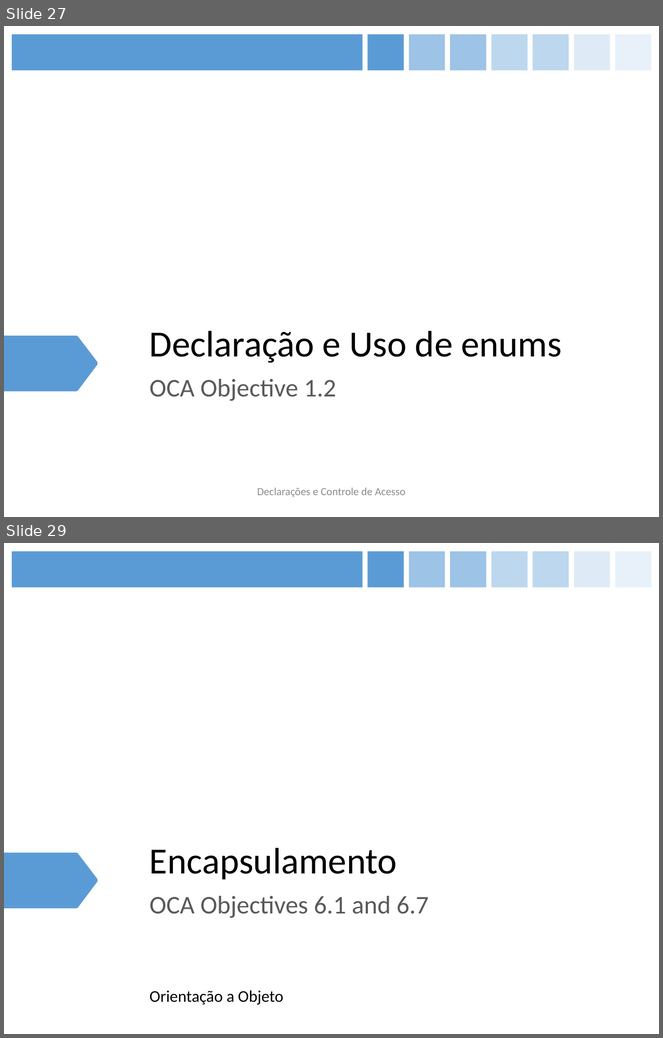
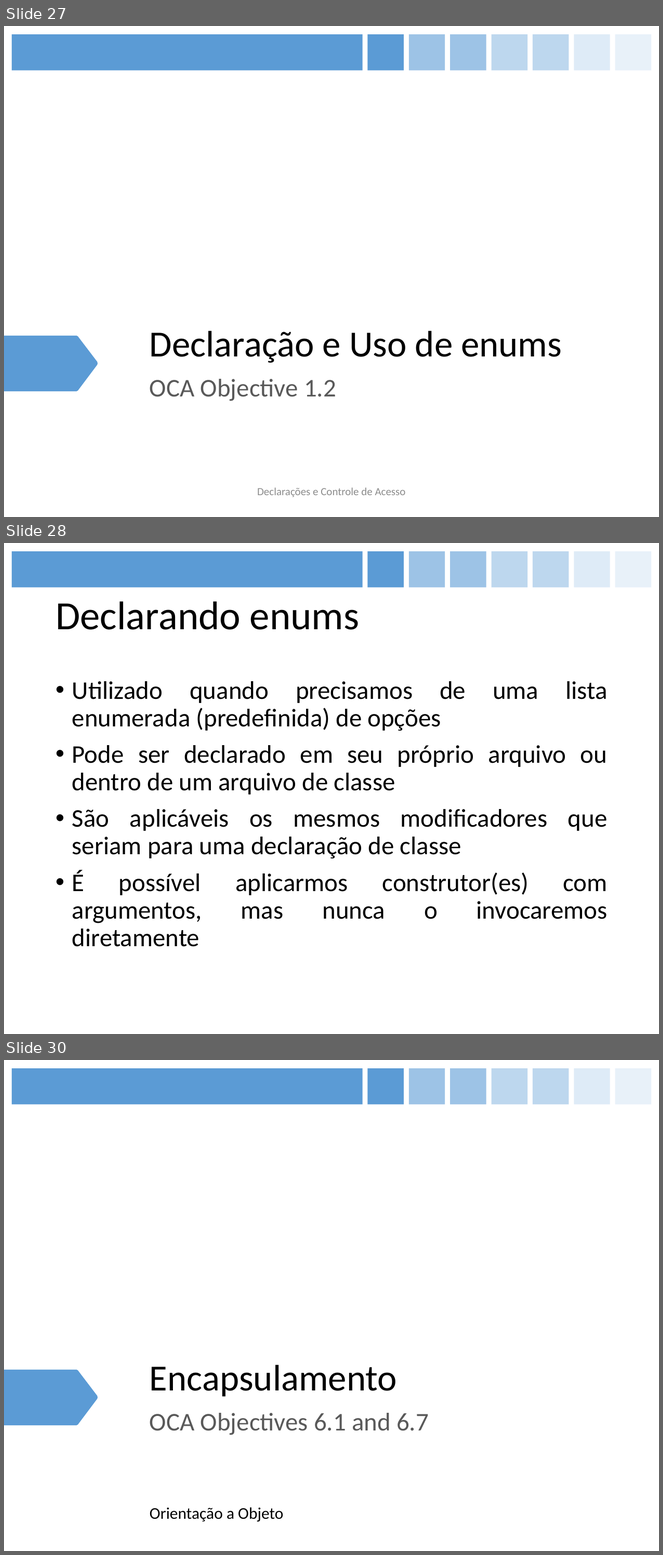
Before and after one commit to figueiredojrr/treinamentoJavaSeOcaAgosto, a slide deck: TreinamentoJavaSeOca/documentos/apresentação/OCA.pptx. Shown one above the other, each under a label of ours: slides 27 and 29 before the commit, slides 27, 28 and 30 after it; the slides between them are not shown. The pictures are 663x1038 and 663x1555 pixels, drawn with LibreOffice and Linux fonts; fonts in the diff are those of the drawing. Boxes give left, top, right and bottom in pixels: in the first picture for what was removed or moved away, otherwise in the second. Text is boxed around its words. In the diff, an @@ line names an element or a change of style, - is before the commit and + after.

```diff
--- a/TreinamentoJavaSeOca/documentos/apresentação/OCA.pptx
+++ b/TreinamentoJavaSeOca/documentos/apresentação/OCA.pptx
@@ slide 28 added at <box>4,543,659,1034</box>, background #FFFFFF; not listed: 8 template elements that a slide beside it also shows @@
@@ title added at <box>55,601,360,630</box>, 44 pt, text #000000 @@
+Declarando enums
@@ text added at <box>72,681,608,947</box>, 28 pt, text #000000 @@
+• Utilizado quando precisamos de uma lista enumerada (predefinida) de opções
+• Pode ser declarado em seu próprio arquivo ou dentro de um arquivo de classe
+• São aplicáveis os mesmos modificadores que seriam para uma declaração de classe
+• É possível aplicarmos construtor(es) com argumentos, mas nunca o invocaremos diretamente
@@ what was slide 29 is now slide 30 @@
```
Also in this commit, not shown: 1 slide changed, 1 other file.
